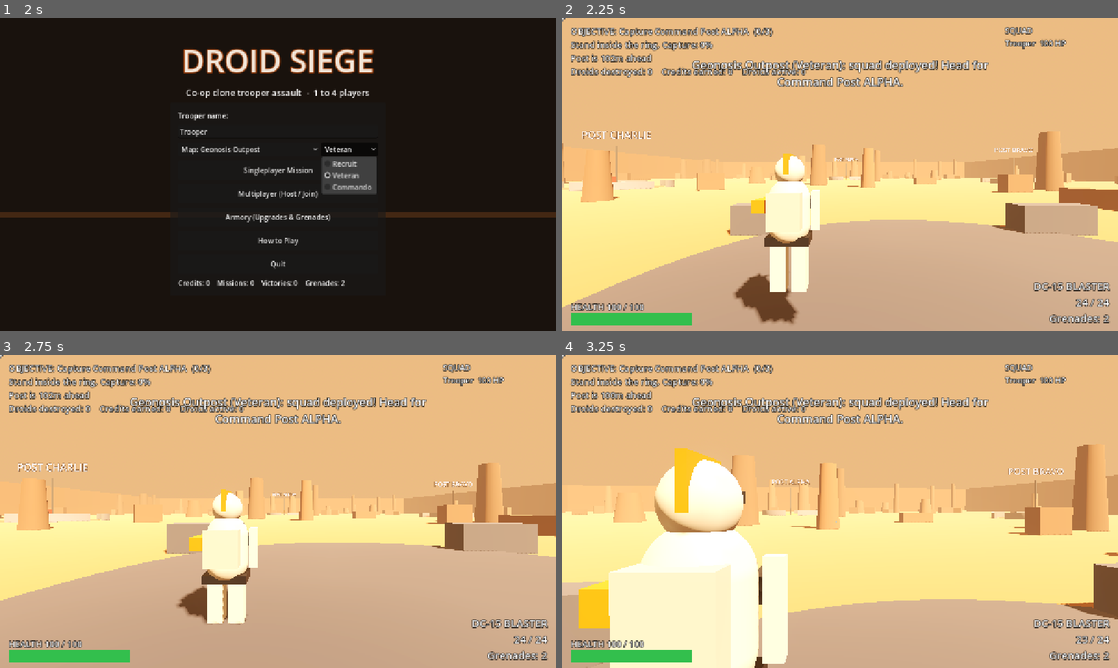
Above: before the commit, frames 1-4 (two rows, left to right).
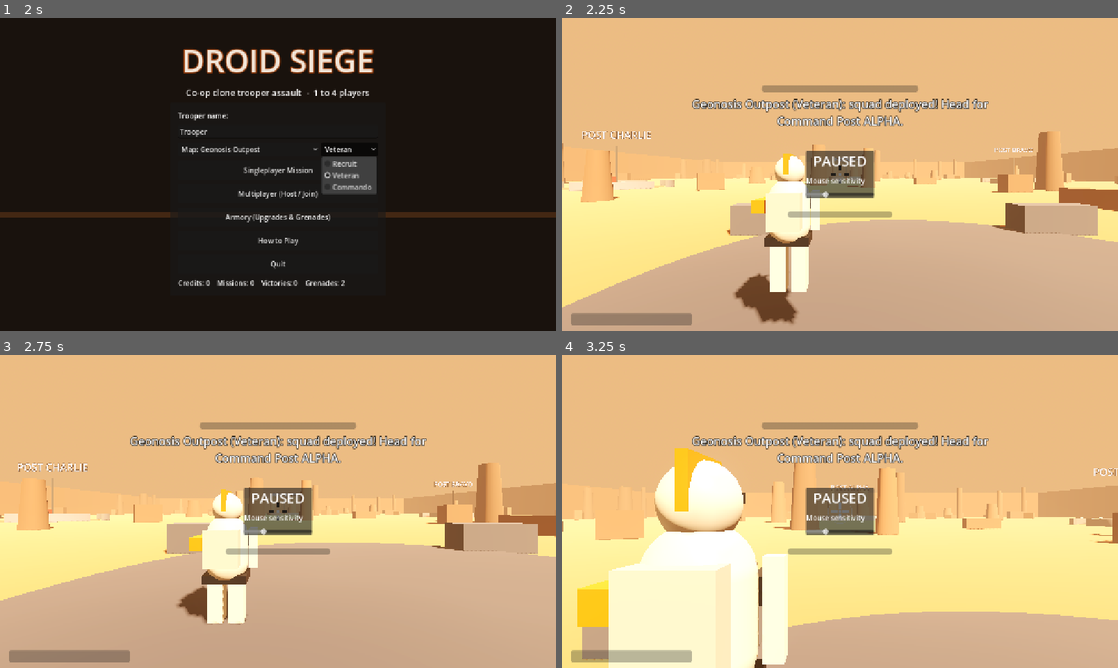
Above: after the commit, the same moments.

Repository: adamcantcodelol/droid-siege
Game: Godot game, scene res://scenes/main_menu.tscn
Same seed, same stepped clock (60 frames per second), same inputs: the game is played once before the commit and once after it.
Inputs (mouse positions are in pixels of both pictures, inside the frame that each line leads up to):
- Up to frame 1 (2 s): click "Map: Geonosis Outpost" at 0.5 s; click "Veteran" at 1.25 s
- Up to frame 2 (2.25 s): click "Singleplayer Mission" at 2 s
- Up to frame 3 (2.75 s): no input
- Up to frame 4 (3.25 s): move the mouse to (867, 511) at 2.77 s; hold W (move_forward) from 2.78 s (still down); hold Right mouse button (aim) from 2.78 s (still down); tap Space (jump) at 3.02 s; click (867, 511) at 3.05 s

Frame 1 is identical in both runs. In frame 2, 11% of the frame differs, in the area x 0-99%, y 0-99%; in frame 3, 11%; in frame 4, 22%, in the area x 0-100%, y 0-100%.
Error after the commit: Invalid call. Nonexistent function 'build_control_options' in base 'Node (game.gd)'. (res://scripts/hud.gd:185)

Commit message:
Fix: crosshair (drawn full-rect control), any-order distance-based capture with contested state + HUD bar, flag animates with synced progress; walkcap test

Diff:
--- /dev/null
+++ b/scripts/crosshair.gd
@@ -0,0 +1,32 @@
+extends Control
+## Crosshair drawn with lines at the exact center of the screen (full-rect, ignores mouse).
+
+var aiming := false
+var color := Color(1, 1, 1, 0.95)
+var on_target := false
+
+
+func _ready() -> void:
+	set_anchors_and_offsets_preset(Control.PRESET_FULL_RECT)
+	mouse_filter = Control.MOUSE_FILTER_IGNORE
+
+
+func _process(_d: float) -> void:
+	queue_redraw()
+
+
+func _draw() -> void:
+	var c := size / 2.0
+	var gap := 5.0 if aiming else 9.0
+	var length := 16.0 if aiming else 11.0
+	var w := 3.0 if aiming else 2.0
+	var col := Color(1, 0.35, 0.25) if on_target and color == Color(1, 1, 1, 0.95) else color
+	for d in [Vector2.UP, Vector2.DOWN, Vector2.LEFT, Vector2.RIGHT]:
+		var a: Vector2 = c + d * gap
+		var b: Vector2 = c + d * (gap + length)
+		draw_line(a, b, Color(0, 0, 0, 0.85), w + 2.5)
+		draw_line(a, b, col, w)
+	draw_circle(c, (2.5 if aiming else 2.0) + 1.2, Color(0, 0, 0, 0.85))
+	draw_circle(c, 2.5 if aiming else 2.0, col)
+	if aiming:
+		draw_arc(c, gap + length + 6.0, 0, TAU, 40, Color(col.r, col.g, col.b, 0.5), 1.5)
--- a/scripts/hud.gd
+++ b/scripts/hud.gd
@@ -8,7 +8,9 @@
 var ammo_label: Label
 var squad_label: Label
 var msg_label: Label
-var cross: Label
+var cross: Control
+var cap_bar: ProgressBar
+var cap_label: Label
 var revive_bar: ProgressBar
 var revive_label: Label
 var down_label: Label
@@ -59,31 +61,39 @@
 	ammo_label.horizontal_alignment = HORIZONTAL_ALIGNMENT_RIGHT
 	ammo_label.size = Vector2(280, 80)
 
-	cross = _label(root, 28, Vector2.ZERO, Control.PRESET_CENTER)
-	cross.text = "+"
-	cross.horizontal_alignment = HORIZONTAL_ALIGNMENT_CENTER
-	cross.vertical_alignment = VERTICAL_ALIGNMENT_CENTER
-	cross.size = Vector2(40, 40)
-	cross.position = Vector2(-20, -20)
-
-	msg_label = _label(root, 26, Vector2(-400, 90), Control.PRESET_CENTER_TOP)
-	msg_label.size = Vector2(800, 80)
+	cross = preload("res://scripts/crosshair.gd").new()
+	root.add_child(cross)
+
+	cap_label = _label(root, 22, Vector2.ZERO)
+	_anchor(cap_label, 0.5, 0.0, -300, 120, 600, 30)
+	cap_label.horizontal_alignment = HORIZONTAL_ALIGNMENT_CENTER
+	cap_bar = ProgressBar.new()
+	cap_bar.max_value = 1.0
+	cap_bar.show_percentage = false
+	cap_bar.mouse_filter = Control.MOUSE_FILTER_IGNORE
+	var cfill := StyleBoxFlat.new()
+	cfill.bg_color = Color(1.0, 0.75, 0.2)
+	cap_bar.add_theme_stylebox_override("fill", cfill)
+	root.add_child(cap_bar)
+	_anchor(cap_bar, 0.5, 0.0, -180, 155, 360, 16)
+
+	msg_label = _label(root, 26, Vector2.ZERO)
+	_anchor(msg_label, 0.5, 0.0, -400, 180, 800, 80)
 	msg_label.horizontal_alignment = HORIZONTAL_ALIGNMENT_CENTER
 	msg_label.autowrap_mode = TextServer.AUTOWRAP_WORD
 
-	revive_label = _label(root, 20, Vector2(-200, 50), Control.PRESET_CENTER)
-	revive_label.size = Vector2(400, 30)
+	revive_label = _label(root, 20, Vector2.ZERO)
+	_anchor(revive_label, 0.5, 0.5, -200, 50, 400, 30)
 	revive_label.horizontal_alignment = HORIZONTAL_ALIGNMENT_CENTER
 	revive_bar = ProgressBar.new()
-	revive_bar.set_anchors_preset(Control.PRESET_CENTER)
-	revive_bar.position = Vector2(-120, 85)
-	revive_bar.size = Vector2(240, 14)
+	revive_bar.mouse_filter = Control.MOUSE_FILTER_IGNORE
 	revive_bar.show_percentage = false
 	revive_bar.max_value = 1.0
 	root.add_child(revive_bar)
-
-	down_label = _label(root, 34, Vector2(-400, -140), Control.PRESET_CENTER)
-	down_label.size = Vector2(800, 100)
+	_anchor(revive_bar, 0.5, 0.5, -120, 85, 240, 14)
+
+	down_label = _label(root, 34, Vector2.ZERO)
+	_anchor(down_label, 0.5, 0.5, -400, -160, 800, 100)
 	down_label.horizontal_alignment = HORIZONTAL_ALIGNMENT_CENTER
 	down_label.add_theme_color_override("font_color", Color(1, 0.35, 0.3))
 
@@ -95,9 +105,9 @@
 	root.add_child(feed_box)
 
 	dmg_ind = Control.new()
-	dmg_ind.set_anchors_preset(Control.PRESET_CENTER)
+	root.add_child(dmg_ind)
+	_anchor(dmg_ind, 0.5, 0.5, 0, 0, 0, 0)
 	dmg_ind.mouse_filter = Control.MOUSE_FILTER_IGNORE
-	root.add_child(dmg_ind)
 	dmg_poly = Polygon2D.new()
 	dmg_poly.polygon = PackedVector2Array([Vector2(-26, -95), Vector2(26, -95), Vector2(0, -125)])
 	dmg_poly.color = Color(1, 0.15, 0.1, 0.0)
@@ -105,6 +115,18 @@
 
 	_build_pause(root)
 	_build_end(root)
+
+
+## Explicit anchor + offsets so placement never depends on the parent's size at creation time.
+func _anchor(c: Control, ax: float, ay: float, ox: float, oy: float, w: float, h: float) -> void:
+	c.anchor_left = ax
+	c.anchor_right = ax
+	c.anchor_top = ay
+	c.anchor_bottom = ay
+	c.offset_left = ox
+	c.offset_right = ox + w
+	c.offset_top = oy
+	c.offset_bottom = oy + h
 
 
 func _label(parent: Control, size: int, pos: Vector2, preset: int = Control.PRESET_TOP_LEFT) -> Label:
@@ -160,6 +182,7 @@
 	sens_slider.value = Game.mouse_sensitivity
 	sens_slider.value_changed.connect(func(v): Game.mouse_sensitivity = v)
 	box.add_child(sens_slider)
+	Game.build_control_options(box)
 	_button(box, "Resume", _resume)
 	_button(box, "Leave Mission", func(): Game.write_save(); Game.return_to_menu(""))
 	pause_panel.visible = false
@@ -220,7 +243,7 @@
 
 func hit_marker(shielded: bool) -> void:
 	hit_time = 0.15
-	cross.add_theme_color_override("font_color", Color(0.4, 0.7, 1.0) if shielded else Color(1, 0.3, 0.2))
+	cross.color = Color(0.4, 0.7, 1.0) if shielded else Color(1, 0.3, 0.2)
 	Game.play_sfx("hit", null, -10.0)
 
 
@@ -271,7 +294,7 @@
 	msg_label.modulate.a = clampf(msg_time, 0.0, 1.0)
 	hit_time -= delta
 	if hit_time <= 0.0:
-		cross.remove_theme_color_override("font_color")
+		cross.color = Color(1, 1, 1, 0.95)
 	flash.color.a = maxf(0.0, flash.color.a - delta * 0.8)
 	dmg_time -= delta
 	var lpi = world.local_player()
@@ -285,13 +308,32 @@
 
 	# Objective
 	var lp = world.local_player()
+	if lp != null:
+		cross.aiming = lp.is_aiming
+		cross.on_target = lp.crosshair_on_enemy
+		cross.visible = lp.state == 0 and not end_panel.visible
 	var t := ""
+	cap_label.text = ""
+	cap_bar.visible = false
 	if world.phase < 3:
-		var center: Vector3 = world.POSTS[world.phase]
-		t = "OBJECTIVE: Capture Command Post %s  (%d/3)\nStand inside the ring. Capture: %d%%" % [
-			world.POST_NAMES[world.phase], world.phase, int(world.progress * 100.0)]
+		t = "OBJECTIVE: Capture all 3 command posts, any order  (%d/3)" % world.phase
 		if lp != null:
-			t += "\n" + _direction_text(lp, center)
+			var zone: int = world.post_at(lp.global_position)
+			if zone >= 0 and world.post_captured[zone]:
+				t += "\nPost %s is secured. Move to another post." % world.POST_NAMES[zone]
+			elif zone >= 0:
+				cap_bar.visible = true
+				cap_bar.value = world.post_progress[zone]
+				if world.post_contested[zone]:
+					cap_label.text = "POST %s CONTESTED - clear the droids! %d%%" % [world.POST_NAMES[zone], int(world.post_progress[zone] * 100.0)]
+					cap_label.add_theme_color_override("font_color", Color(1, 0.4, 0.3))
+				else:
+					cap_label.text = "CAPTURING POST %s: %d%%" % [world.POST_NAMES[zone], int(world.post_progress[zone] * 100.0)]
+					cap_label.add_theme_color_override("font_color", Color(1, 0.85, 0.3))
+			var near: int = world.nearest_open_post(lp.global_position)
+			if near >= 0 and zone < 0:
+				t += "\nNearest open post: %s (%d%%)  -  %s" % [world.POST_NAMES[near], int(world.post_progress[near] * 100.0),
+					_direction_text(lp, world.POSTS[near])]
 	elif world.phase == 3:
 		t = "SURVIVE! Gunship extraction in %ds" % int(ceil(world.timer))
 	t += "\nDroids destroyed: %d    Credits earned: %d    Droids active: %d" % [world.kills, world.earned,
--- a/scripts/world.gd
+++ b/scripts/world.gd
@@ -21,7 +21,10 @@
 var enemies := {}       # enemy id -> enemy node
 var next_enemy_id := 1
 var phase := 0          # 0..2 = capturing post N, 3 = extraction, 4 = over
-var progress := 0.0
+var progress := 0.0      # progress of the post most recently worked on (legacy/HUD)
+var post_progress := [0.0, 0.0, 0.0]
+var post_captured := [false, false, false]
+var post_contested := [false, false, false]
 var timer := EXTRACT_TIME
 var kills := 0
 var earned := 0
@@ -58,7 +61,7 @@
 	DIFF = Game.DIFFICULTIES[clampi(int(Game.settings["diff"]), 0, Game.DIFFICULTIES.size() - 1)]
 	POSTS = M["posts"]
 	LZ = M["lz"]
-	if Game.test_mode in ["smoke", "smoke2", "smokefail"]:
+	if Game.test_mode in ["smoke", "smoke2", "smokefail", "walkcap", "kbtest"]:
 		test_speed = 4.0
 		Engine.time_scale = 3.0
 	players_root = _child_node("Players")
@@ -463,30 +466,37 @@
 		_end_mission(false)
 		return
 
-	# Objectives
+	# Objectives: every uncaptured post can be captured, in any order. Plain distance
+	# checks against every alive player (no Area3D/collision layers involved).
 	if phase < 3:
-		var center: Vector3 = POSTS[phase]
-		var pin := 0
-		for p in players.values():
-			if p.state == 0 and _flat_dist(p.global_position, center) < CAPTURE_RADIUS:
-				pin += 1
-		var ein := 0
-		for e in enemies.values():
-			if _flat_dist(e.global_position, center) < CAPTURE_RADIUS:
-				ein += 1
-		if pin > 0 and ein <= pin:
-			progress += delta * (0.05 + 0.018 * (pin - 1)) * test_speed
-		elif pin == 0:
-			progress = maxf(0.0, progress - delta * 0.01)
-		if progress >= 1.0:
-			progress = 0.0
-			earned += int(150 * float(DIFF["credits"]))
-			phase += 1
-			if phase == 3:
-				timer = EXTRACT_TIME
-				Game.net_all("announce", ["All command posts captured! Survive until the gunship arrives!"])
-			else:
-				Game.net_all("announce", ["Post %s captured! Move to Command Post %s." % [POST_NAMES[phase - 1], POST_NAMES[phase]]])
+		for i in POSTS.size():
+			if post_captured[i]:
+				continue
+			var center: Vector3 = POSTS[i]
+			var pin := 0
+			for p in players.values():
+				if p.state == 0 and _flat_dist(p.global_position, center) < CAPTURE_RADIUS:
+					pin += 1
+			var ein := 0
+			for e in enemies.values():
+				if is_instance_valid(e) and e.hp > 0.0 and _flat_dist(e.global_position, center) < CAPTURE_RADIUS:
+					ein += 1
+			post_contested[i] = pin > 0 and ein > pin
+			if pin > 0 and ein <= pin:
+				post_progress[i] = minf(1.0, post_progress[i] + delta * (0.05 + 0.018 * (pin - 1)) * test_speed)
+				progress = post_progress[i]
+			elif pin == 0:
+				post_progress[i] = maxf(0.0, post_progress[i] - delta * 0.01)
+			if post_progress[i] >= 1.0:
+				post_captured[i] = true
+				post_contested[i] = false
+				earned += int(150 * float(DIFF["credits"]))
+				phase += 1
+				if phase == 3:
+					timer = EXTRACT_TIME
+					Game.net_all("announce", ["All command posts captured! Survive until the gunship arrives!"])
+				else:
+					Game.net_all("announce", ["Post %s captured! %d to go." % [POST_NAMES[i], 3 - phase]])
 	elif phase == 3:
 		timer -= delta * test_speed
 		if timer <= 0.0:
@@ -526,7 +536,35 @@
 	obj_cd -= delta
 	if obj_cd <= 0.0:
 		obj_cd = 0.2
-		Game.net_all("objective_state", [phase, progress, timer, kills, enemies.size(), earned])
+		var cap_mask := 0
+		var con_mask := 0
+		for i in 3:
+			if post_captured[i]:
+				cap_mask |= 1 << i
+			if post_contested[i]:
+				con_mask |= 1 << i
+		Game.net_all("objective_state", [phase, Vector3(post_progress[0], post_progress[1], post_progress[2]),
+			cap_mask, con_mask, timer, kills, enemies.size(), earned])
+
+
+func post_at(pos: Vector3) -> int:
+	for i in POSTS.size():
+		if _flat_dist(pos, POSTS[i]) < CAPTURE_RADIUS:
+			return i
+	return -1
+
+
+func nearest_open_post(pos: Vector3) -> int:
+	var best := -1
+	var bd := INF
+	for i in POSTS.size():
+		if post_captured[i]:
+			continue
+		var d := _flat_dist(pos, POSTS[i])
+		if d < bd:
+			bd = d
+			best = i
+	return best
 
 
 func _flat_dist(a: Vector3, b: Vector3) -> float:
@@ -547,7 +585,11 @@
 
 
 func _spawn_enemy() -> void:
-	var focus: Vector3 = POSTS[mini(phase, 2)] if phase < 3 else LZ
+	var focus: Vector3 = LZ
+	if phase < 3:
+		var lp0 = players.values()[0] if players.size() > 0 else null
+		var np := nearest_open_post(lp0.global_position if lp0 != null else LZ)
+		focus = POSTS[maxi(np, 0)]
 	var pos := Vector3.ZERO
 	for attempt in 12:
 		var ang := rng.randf() * TAU
@@ -683,12 +725,15 @@
 		tw.chain().tween_callback(mi.queue_free)
 
 
-func apply_objective(ph: int, prog: float, t: float, k: int, ne: int, e: int) -> void:
+func apply_objective(ph: int, prog: Vector3, cap_mask: int, con_mask: int, t: float, k: int, ne: int, e: int) -> void:
 	if ph != last_phase and ph > last_phase:
 		Game.play_sfx("capture")
 	last_phase = ph
 	phase = ph
-	progress = prog
+	for i in 3:
+		post_progress[i] = prog[i]
+		post_captured[i] = (cap_mask & (1 << i)) != 0
+		post_contested[i] = (con_mask & (1 << i)) != 0
 	timer = t
 	kills = k
 	enemy_count = ne
@@ -797,12 +842,16 @@
 		var v: Dictionary = post_visuals[i]
 		var col := Color(0.8, 0.2, 0.15)
 		var h := 1.5
-		if i < phase:
+		var target_h := 1.5 + float(post_progress[i]) * 5.5
+		if post_captured[i]:
 			col = Color(0.2, 0.45, 1.0)
-			h = 7.0
-		elif i == phase:
+			target_h = 7.0
+		elif post_contested[i]:
+			col = Color(1.0, 0.45, 0.1) if int(Time.get_ticks_msec() / 250) % 2 == 0 else Color(0.8, 0.2, 0.15)
+		elif post_progress[i] > 0.0:
 			col = Color(1.0, 0.75, 0.2)
-			h = 1.5 + progress * 5.5
+		var cur: Vector3 = v["flag"].position
+		h = lerpf(cur.y - float(v["center"].y), target_h, minf(1.0, delta * 6.0))
 		v["ring_mat"].albedo_color = Color(col.r, col.g, col.b, 0.45)
 		v["ring_mat"].emission = col
 		v["flag_mat"].albedo_color = col
@@ -820,16 +869,22 @@
 
 # ------------------------------------------------------------------ headless test autopilot
 func _test_autopilot(delta: float) -> void:
-	if Game.test_mode not in ["smoke", "smoke2", "smokefail"]:
+	if Game.test_mode not in ["smoke", "smoke2", "smokefail", "walkcap", "kbtest"]:
 		return
 	test_elapsed += delta
 	var lp = local_player()
 	if lp == null:
 		return
+	if Game.test_mode == "walkcap":
+		_test_walkcap(delta, lp)
+		return
+	if Game.test_mode == "kbtest":
+		_test_keyboard(delta, lp)
+		return
 	if Game.test_mode in ["smoke", "smoke2"]:
 		lp.god = true
 		if phase < 3:
-			lp.global_position = POSTS[phase] + Vector3(1, 0.5, 1)
+			lp.global_position = POSTS[nearest_open_post(lp.global_position)] + Vector3(1, 0.5, 1)
 			lp.velocity = Vector3.ZERO
 		test_cd -= delta
 		if test_cd <= 0.0 and enemies.size() > 0:
@@ -841,3 +896,100 @@
 			explode(lp.global_position + Vector3(0, 0, -3), 1)
 	elif Game.test_mode == "smokefail" and test_elapsed > 3.0 and lp.state == 0:
 		lp.take_damage(99999.0, lp.global_position + Vector3(5, 0, 0))
+
+
+var _t_start := Vector3.ZERO
+var _t_stage := 0
+var _t_val := 0.0
+var _t_mark := 0.0
+var _t_enemy = null
+
+
+## Walk (real physics, real input action) from outside BRAVO's wall, through the doorway, into the ring.
+func _test_walkcap(_delta: float, lp) -> void:
+	lp.god = true
+	var post := 1
+	var center: Vector3 = POSTS[post]
+	if _t_stage == 0:
+		lp.global_position = center + Vector3(0, 0.5, 11.5)
+		lp.rotation.y = 0.0
+		lp.velocity = Vector3.ZERO
+		_t_start = lp.global_position
+		_t_stage = 1
+		return
+	for e in enemies.values().duplicate():
+		if _flat_dist(e.global_position, center) < 20.0:
+			damage_enemy(e.eid, 9999.0, center, 1, false)
+	var d := _flat_dist(lp.global_position, center)
+	if d > 2.5:
+		Input.action_press("move_forward")
+	else:
+		Input.action_release("move_forward")
+	var flag_h: float = post_visuals[post]["flag"].position.y - center.y
+	if post_progress[post] > 0.25:
+		Input.action_release("move_forward")
+		var walked := _flat_dist(_t_start, lp.global_position)
+		print("[test] walkcap: walked %.1fm, in ring dist %.1fm, BRAVO progress %.2f, flag height %.2f, contested=%s" % [walked, d, post_progress[post], flag_h, post_contested[post]])
+		Game.finish_test(walked > 7.0 and flag_h > 2.0, "WALKCAP progress rises from real movement")
+	elif test_elapsed > 40.0:
+		print("[test] walkcap: stuck at dist %.1f progress %.2f pos %s" % [d, post_progress[post], lp.global_position])
+		Game.finish_test(false, "WALKCAP timeout")
+
+
+## Keyboard-only controls: turn with the turn action, fire with kb_fire, and aim assist pulls toward a droid.
+func _test_keyboard(_delta: float, lp) -> void:
+	lp.god = true
+	match _t_stage:
+		0:
+			_t_val = lp.rotation.y
+			Input.action_press("turn_right")
+			_t_mark = test_elapsed
+			_t_stage = 1
+		1:
+			if test_elapsed - _t_mark > 0.5:
+				Input.action_release("turn_right")
+				var turned := absf(angle_difference(_t_val, lp.rotation.y))
+				print("[test] kbtest: turned %.2f rad" % turned)
+				if turned < 0.3:
+					Game.finish_test(false, "KBTEST turning")
+					return
+				_t_val = float(lp.mag)
+				Input.action_press("kb_fire")
+				_t_mark = test_elapsed
+				_t_stage = 2
+		2:
+			if test_elapsed - _t_mark > 0.4:
+				Input.action_release("kb_fire")
+				print("[test] kbtest: mag %d -> %d" % [int(_t_val), lp.mag])
+				if lp.mag >= int(_t_val):
+					Game.finish_test(false, "KBTEST firing")
+					return
+				# put a droid 6 degrees off the crosshair, 15 m away, on open ground
+				for e in enemies.values().duplicate():
+					damage_enemy(e.eid, 9999.0, Vector3.ZERO, 1, false)
+				spawn_cd = 999.0
+				lp.global_position = Vector3(0, 0.5, LZ.z - 2.0)
+				lp.rotation.y = 0.0
+				lp.pitch = 0.0
+				var dir := Vector3(sin(deg_to_rad(-6.0)), 0, -cos(deg_to_rad(6.0)))
+				_t_enemy = _create_enemy(next_enemy_id, 0, lp.global_position + dir * 15.0)
+				next_enemy_id += 1
+				_t_enemy.fire_cd = 999.0
+				_t_mark = test_elapsed
+				_t_stage = 3
+		3:
+			if test_elapsed - _t_mark > 0.25 and _t_val >= 0.0:
+				_t_val = -1.0
+				_t_mark = test_elapsed
+				_t_start = Vector3(_cam_angle_to(lp, _t_enemy), 0, 0)
+			elif _t_val < 0.0 and test_elapsed - _t_mark > 1.0:
+				var after := _cam_angle_to(lp, _t_enemy)
+				print("[test] kbtest: aim assist angle %.1f deg -> %.1f deg" % [rad_to_deg(_t_start.x), rad_to_deg(after)])
+				Game.finish_test(after < _t_start.x * 0.7 or after < deg_to_rad(1.5), "KBTEST turn+fire+aim-assist")
+
+
+func _cam_angle_to(lp, e) -> float:
+	if e == null or not is_instance_valid(e):
+		return 0.0
+	var d: Vector3 = e.global_position + Vector3(0, 1.2, 0) - lp.cam.global_position
+	return (-lp.cam.global_transform.basis.z).angle_to(d)
